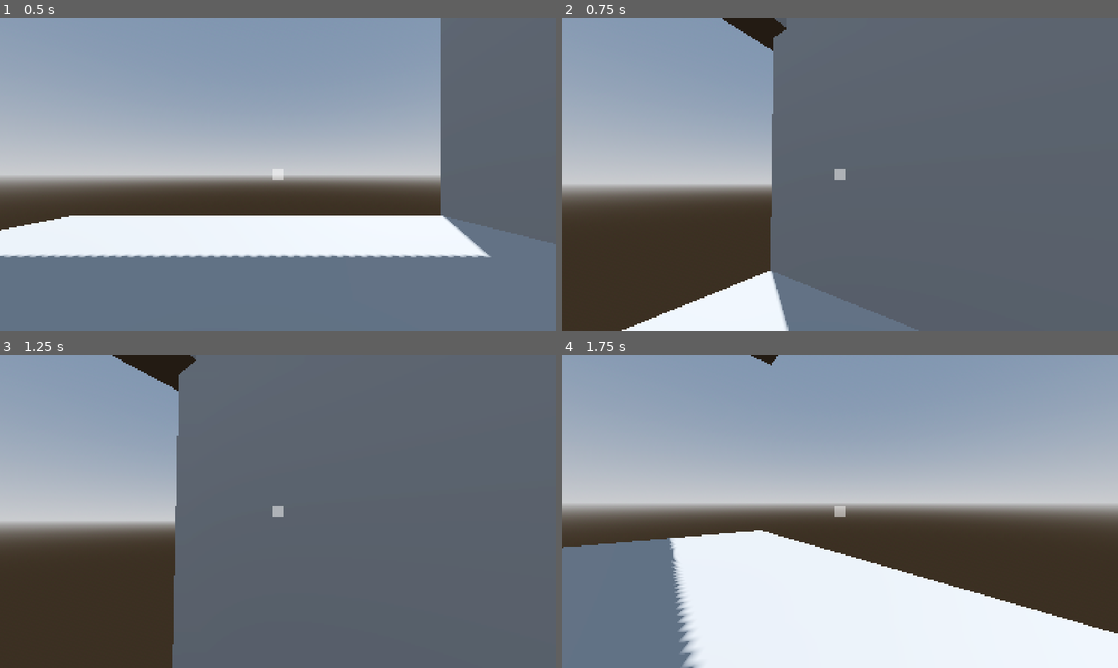
Above: before the commit, frames 1-4 (two rows, left to right).
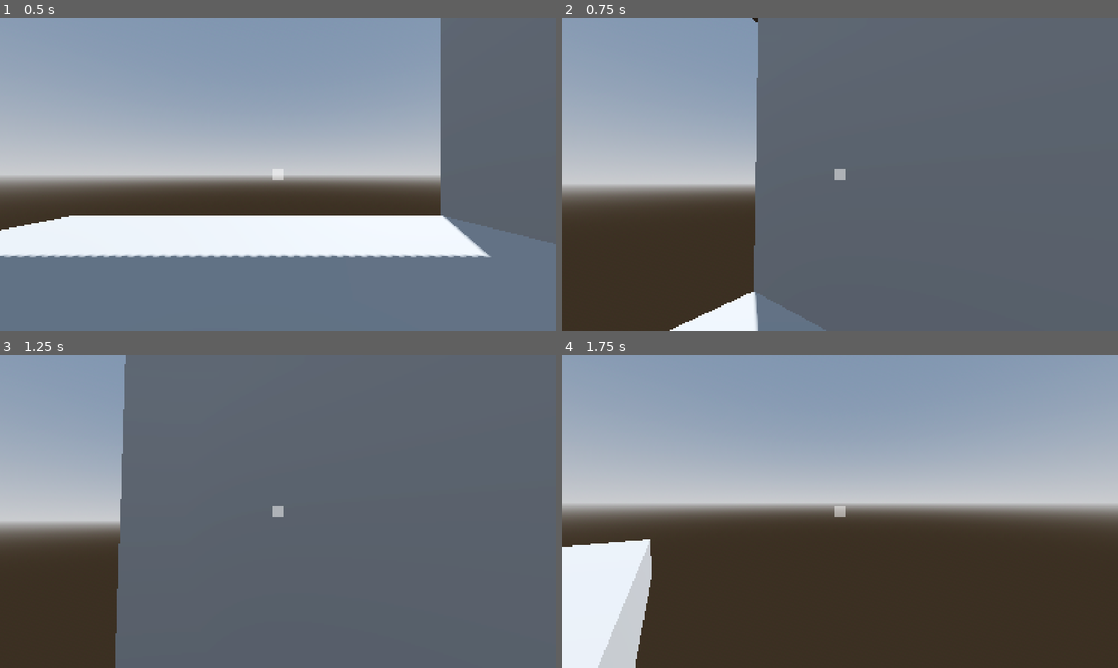
Above: after the commit, the same moments.

Repository: PixelSaver/WannaFall
Game: Godot game, scene res://Scenes/world.tscn
Two runs of this game, one before a commit and one after it. Both use one fixed random seed, a clock stepped at 60 frames per second and the inputs below.
Inputs (mouse positions are in pixels of both pictures, inside the frame that each line leads up to):
- Up to frame 1 (0.5 s): no input
- Up to frame 2 (0.75 s): tap Enter at 0.5 s; move the mouse to (867, 174) at 0.52 s; hold W (up) from 0.53 s (still down); tap Space (jump) at 0.6 s
- Up to frame 3 (1.25 s): keep holding W (up); tap Space (jump) at 0.77, 1.07 s
- Up to frame 4 (1.75 s): keep holding W (up); move the mouse to (812, 511) at 1.27 s; click (812, 511) at 1.35 s; tap Space (jump) at 1.52, 1.55 s

Frame 1 is identical in both runs. In frame 2, 6.6% of the frame differs, in the area x 10-65%, y 0-100%; in frame 3, 10%; in frame 4, 32%, in the area x 0-100%, y 0-100%.

Commit message:
Stopped player from grabbing holds through walls

Diff:
--- a/Scenes/player.tscn
+++ b/Scenes/player.tscn
@@ -24,4 +24,4 @@
 
 [node name="RayCast3D" type="RayCast3D" parent="Head"]
 target_position = Vector3(0, 0, -8)
-collision_mask = 4
+collision_mask = 5
--- a/Scripts/player.gd
+++ b/Scripts/player.gd
@@ -3,20 +3,20 @@
 
 signal stamina_changed(l_color:Color, r_color:Color)
 
-const SPEED = 5.0
+const SPEED = 10.0
 const JUMP_VELOCITY = 10
 const GRAVITY = Vector3.DOWN * 20
 
 @export_category("Holding Physics Tweaks")
 @export var mouse_sensitivity: float = 0.01
-@export var spring_strength: float = 60.0
+@export var spring_strength: float = 40.0
 @export var spring_damping: float = 0.85
 @export var swing_force: float = 15.
 @export var grab_range: float = 3.0
 @export var min_hold_distance: float = 0.3
 
 @export_category("Air Control")
-@export var air_control: float = 0.15
+@export var air_control: float = 0.4
 @export var air_drag: float = 0.98
 
 @export_category("Stamina")
@@ -27,7 +27,7 @@
 @export var stamina_regen_rate: float = 2.0
 ## Extra stamina used when jumping
 @export var grab_jump_stamina_cost: float = 1.0
-@export var grab_jump_force: float = 8.0
+@export var grab_jump_force: float = 10.0
 ## Stamina waits to regen until this cooldown is over
 @export var grab_jump_cooldown: float = 0.15
 @export var stamina_gradient: GradientTexture1D
@@ -137,10 +137,11 @@
 	var is_pulling_up = -head.rotation.x > 0.5
 	if is_pulling_up:
 		climb_state = ClimbState.PULLING_UP
+		velocity += GRAVITY * delta * 0.3
 	else:
 		climb_state = ClimbState.HANGING
-
-	velocity += GRAVITY * delta * 0.3
+		velocity -= GRAVITY * delta * 0.3
+
 
 	var input_dir := Input.get_vector("left", "right", "up", "down")
 	var direction := (head.basis * Vector3(input_dir.x, 0, input_dir.y)).normalized()
@@ -163,7 +164,6 @@
 		perform_grab_jump()
 
 func perform_grab_jump():
-	print("jumping grab")
 	var jumped = false
 	var jump_direction = Vector3.ZERO
 	var both_hands_holding:bool = left_hand_hold != null and right_hand_hold != null
@@ -214,7 +214,6 @@
 			drain *= .5
 
 		if left_hand_hold:
-			print("draining left, %s" % l_stamina)
 			l_stamina = max(0, l_stamina - drain)
 			if l_stamina <= 0:
 				force_release_hand(true)
